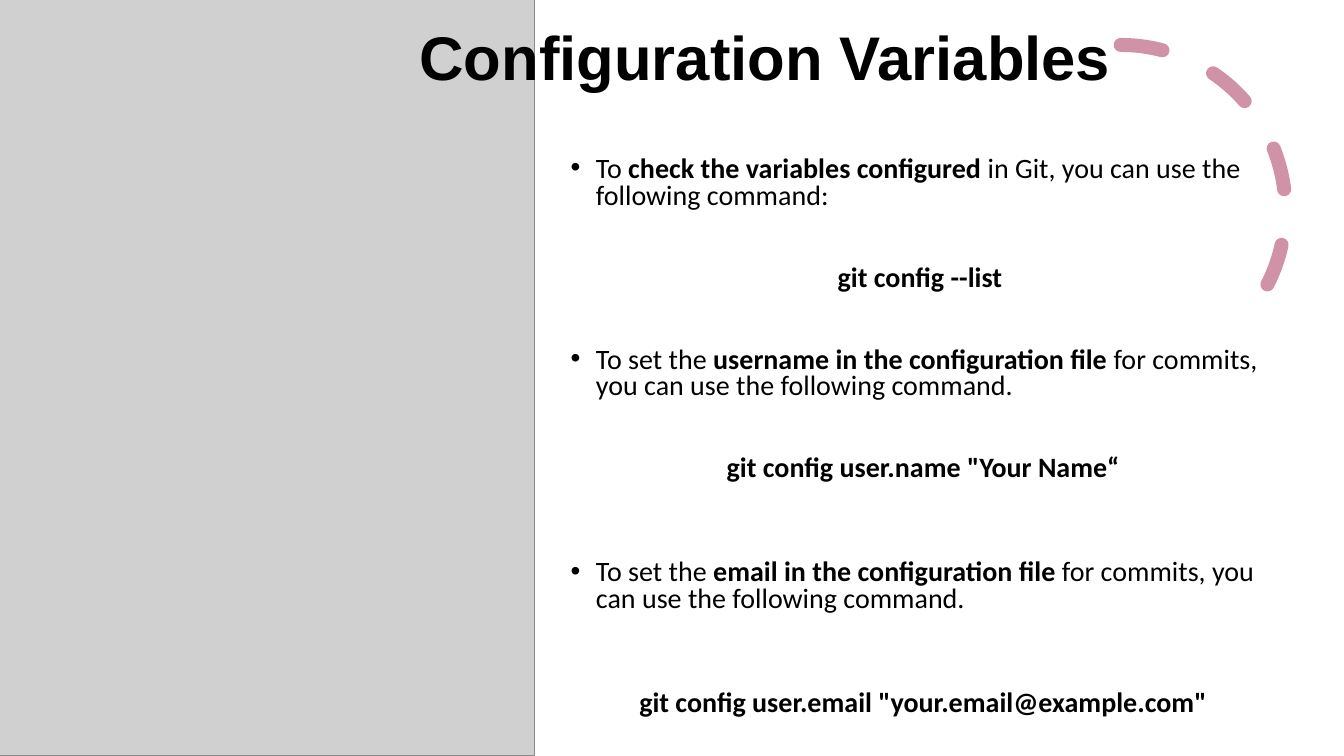
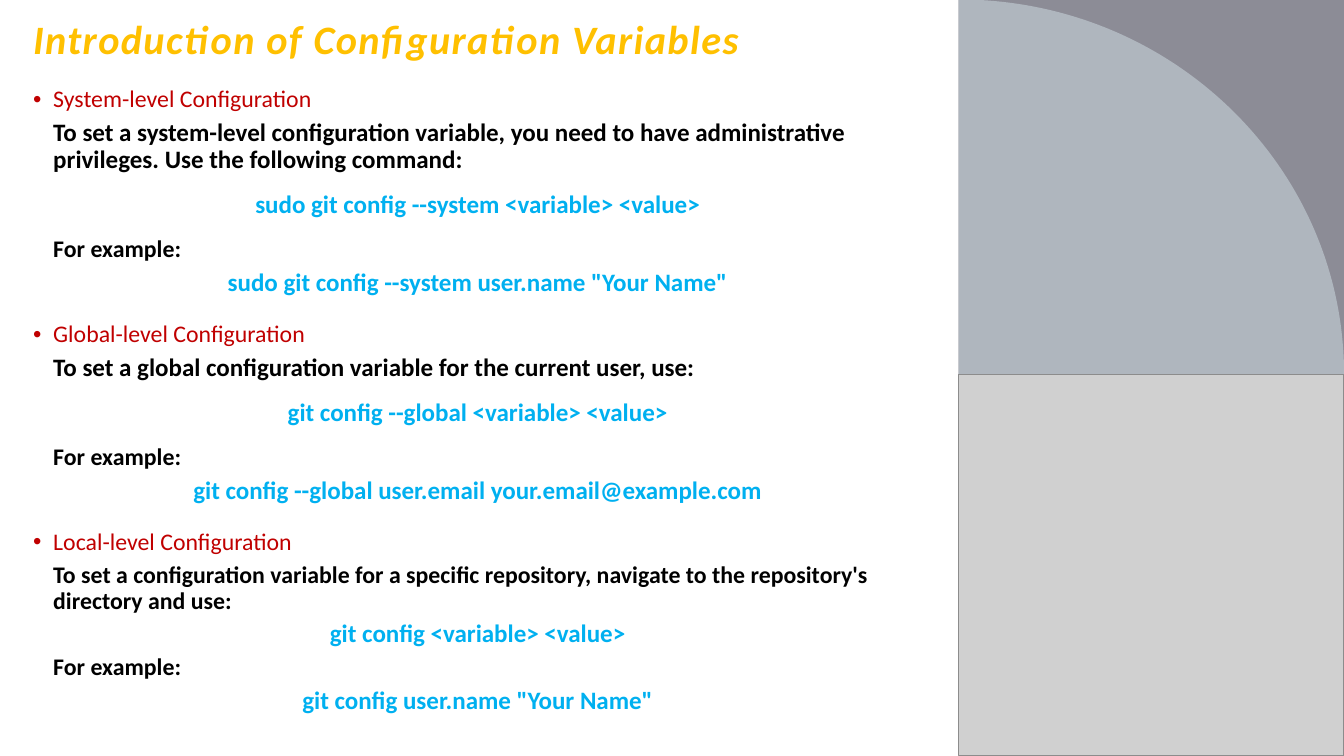
Before and after one commit to progressivepull/Resources, a slide deck: slide 3 of Steps_PodCast/SIT_WITH_GIT/STEPS_PODCAST_-_SIT_WIT_GIT_v1.0.pptx (slide 2 before the commit). Drawn at 1344x756 pixels with LibreOffice and Linux fonts; fonts in the diff are those of the drawing; grey boxes stand for pictures. Boxes give left, top, right and bottom in pixels: in the first picture for what was removed or moved away, otherwise in the second. Text is boxed around its words. In the diff, an @@ line names an element or a change of style, - is before the commit and + after.

```diff
--- a/Steps_PodCast/SIT_WITH_GIT/STEPS_PODCAST_-_SIT_WIT_GIT_v1.0.pptx
+++ b/Steps_PodCast/SIT_WITH_GIT/STEPS_PODCAST_-_SIT_WIT_GIT_v1.0.pptx
@@ picture removed at (x1=0, y1=0, x2=534, y2=756) @@
@@ title "Introduction of Configuration Variables" at (x1=33, y1=25, x2=738, y2=61): vertical alignment middle to bottom @@
@@ title at (x1=33, y1=25, x2=738, y2=61): text changed; size 44 to 28.8 pt; font Arial to Calibri; text colour #000000 to #FFC000; italic on @@
-Configuration Variables
+Introduction of Configuration Variables
@@ rectangle added at (x1=959, y1=0, x2=1344, y2=375), fill #8C8C96 @@
@@ freeform shape added at (x1=959, y1=0, x2=1344, y2=374), fill #AFB6BE @@
@@ freeform shape removed at (x1=1125, y1=0, x2=1250, y2=52) @@
@@ freeform shape removed at (x1=1157, y1=0, x2=1251, y2=39) @@
@@ arc (boxed as its full ellipse) removed at (x1=957, y1=45, x2=1287, y2=375) @@
@@ subtitle added at (x1=53, y1=90, x2=868, y2=714), 17.9 pt, text #000000, bold @@
+• System-level Configuration
+  To set a system-level configuration variable, you need to have administrative privileges. Use the following command:
+  sudo git config --system <variable> <value>
+  For example:
+  sudo git config --system user.name "Your Name"
+• Global-level Configuration
+  To set a global configuration variable for the current user, use:
+  git config --global <variable> <value>
+  For example:
+  git config --global user.email your.email@example.com
+• Local-level Configuration
+  To set a configuration variable for a specific repository, navigate to the repository's directory and use:
+  git config <variable> <value>
+  For example:
+  git config user.name "Your Name"
@@ subtitle removed at (x1=596, y1=158, x2=1257, y2=717) @@
-• To check the variables configured in Git, you can use the following command:
-git config --list
-• To set the username in the configuration file for commits, you can use the following command.
-git config user.name "Your Name“
-• To set the email in the configuration file for commits, you can use the following command.
-git config user.email "your.email@example.com"
@@ picture added at (x1=959, y1=374, x2=1344, y2=756) @@
@@ freeform shape added at (x1=971, y1=381, x2=1344, y2=756), fill #63787F @@
@@ freeform shape removed at (x1=14, y1=630, x2=210, y2=756) @@
```
Also in this commit, not shown: 1 slide added, 2 other files.
